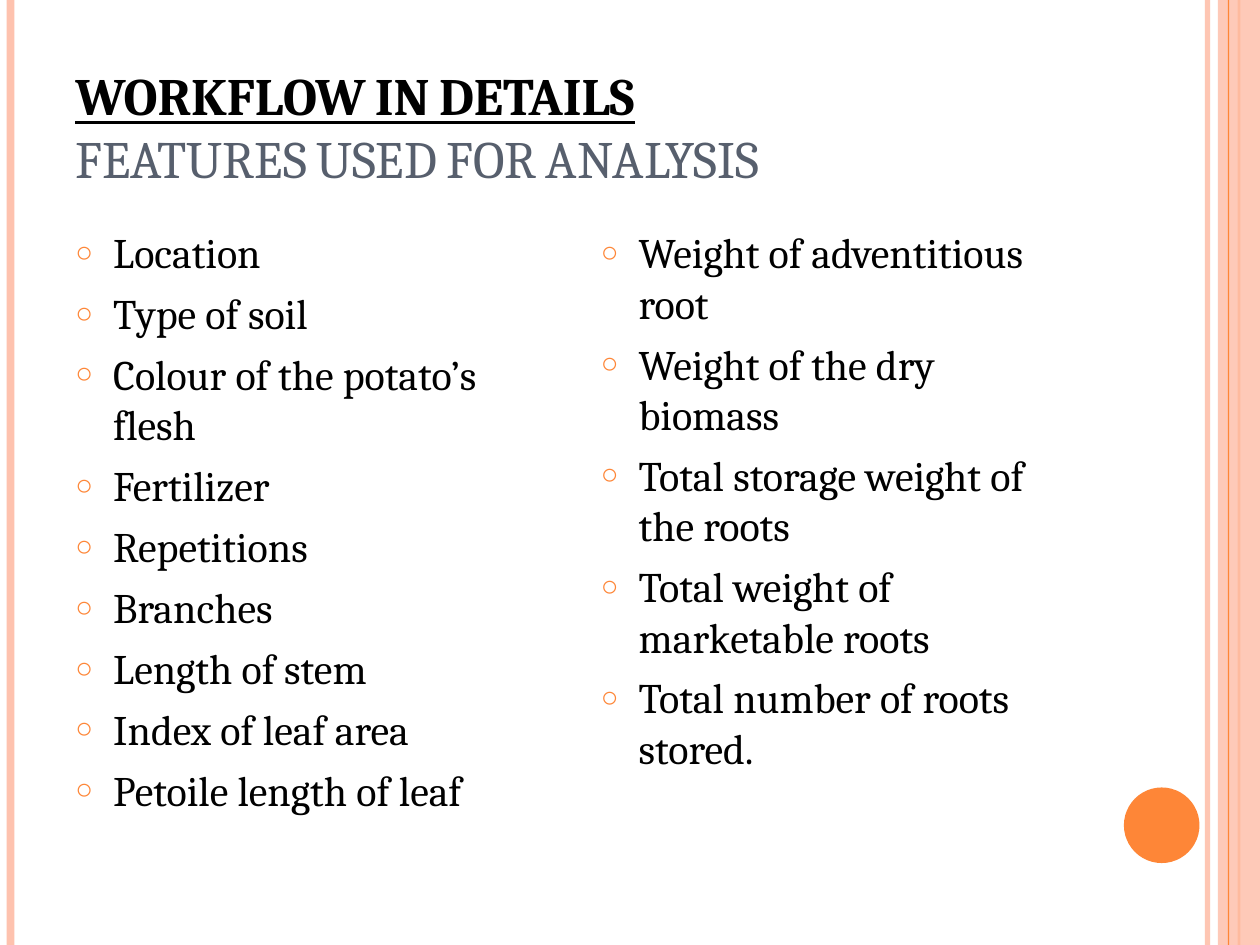
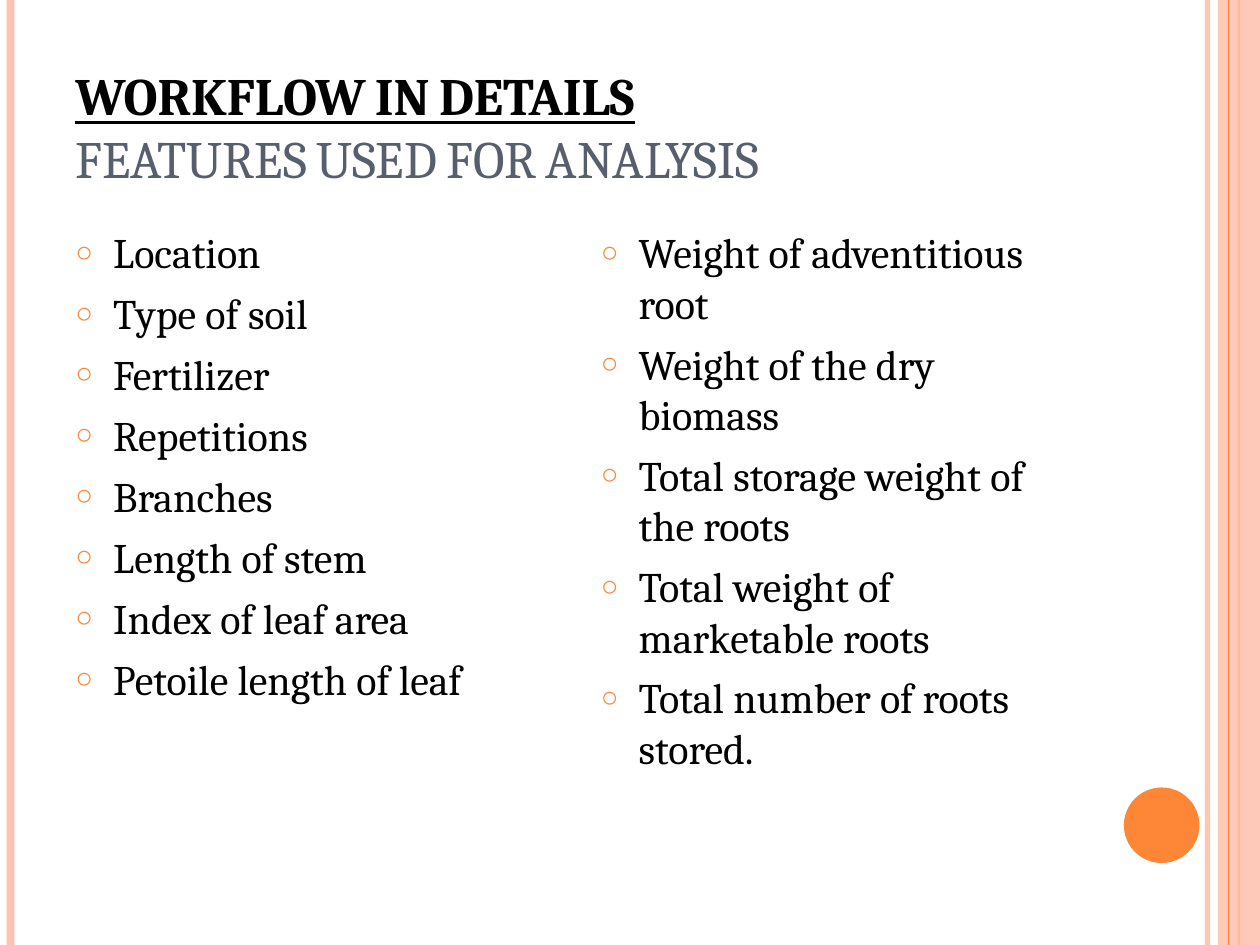
Before and after one commit to SharonSoul/Group-5-ML-Project, a slide deck: slide 8 of Presentation/Orange-Fleshed Sweet Potatoes.pptx (slide 5 before the commit). Drawn at 1260x945 pixels with LibreOffice and Linux fonts; fonts in the diff are those of the drawing. Boxes give left, top, right and bottom in pixels: in the first picture for what was removed or moved away, otherwise in the second. Text is boxed around its words. In the diff, an @@ line names an element or a change of style, - is before the commit and + after.

```diff
--- a/Presentation/Orange-Fleshed Sweet Potatoes.pptx
+++ b/Presentation/Orange-Fleshed Sweet Potatoes.pptx
@@ text at (x1=113, y1=360, x2=476, y2=441): paragraph removed @@
-○ Colour of the potato’s flesh
```
Also in this commit, not shown: 5 other slides changed, 3 slides added, 2 other files.
